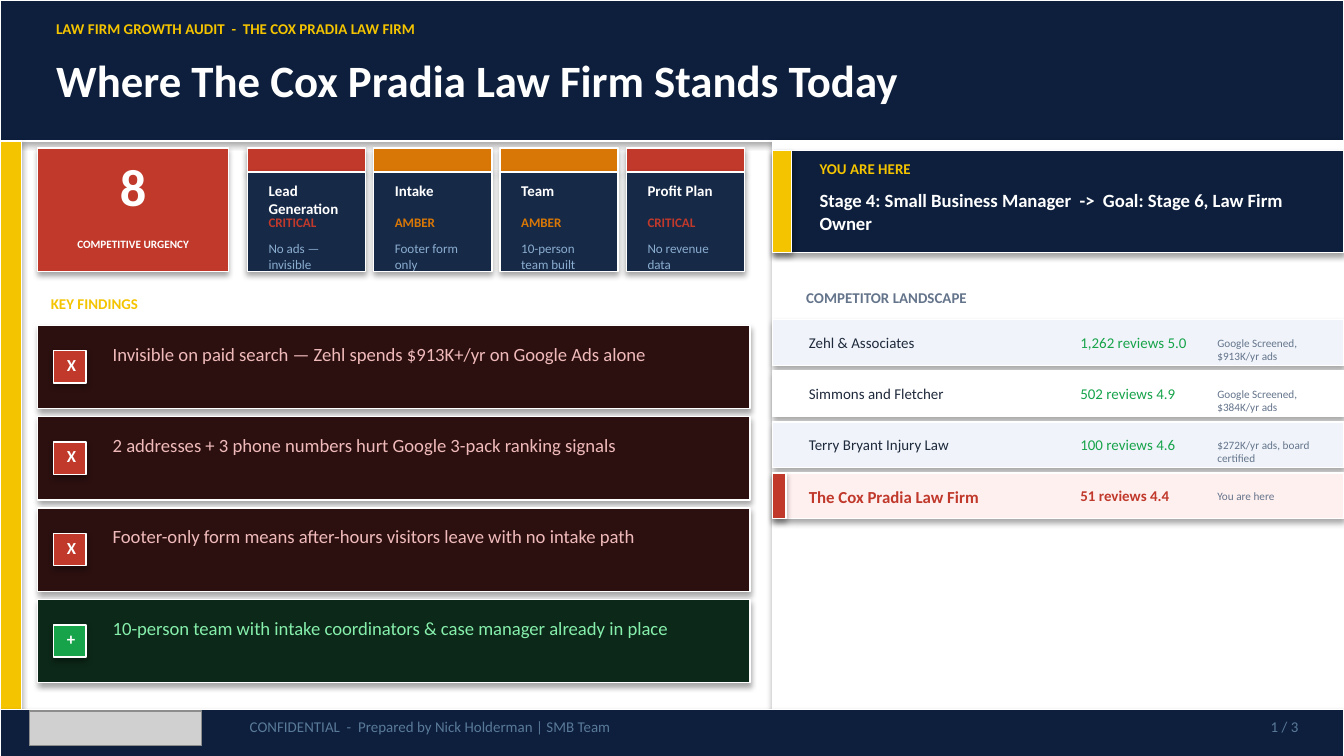
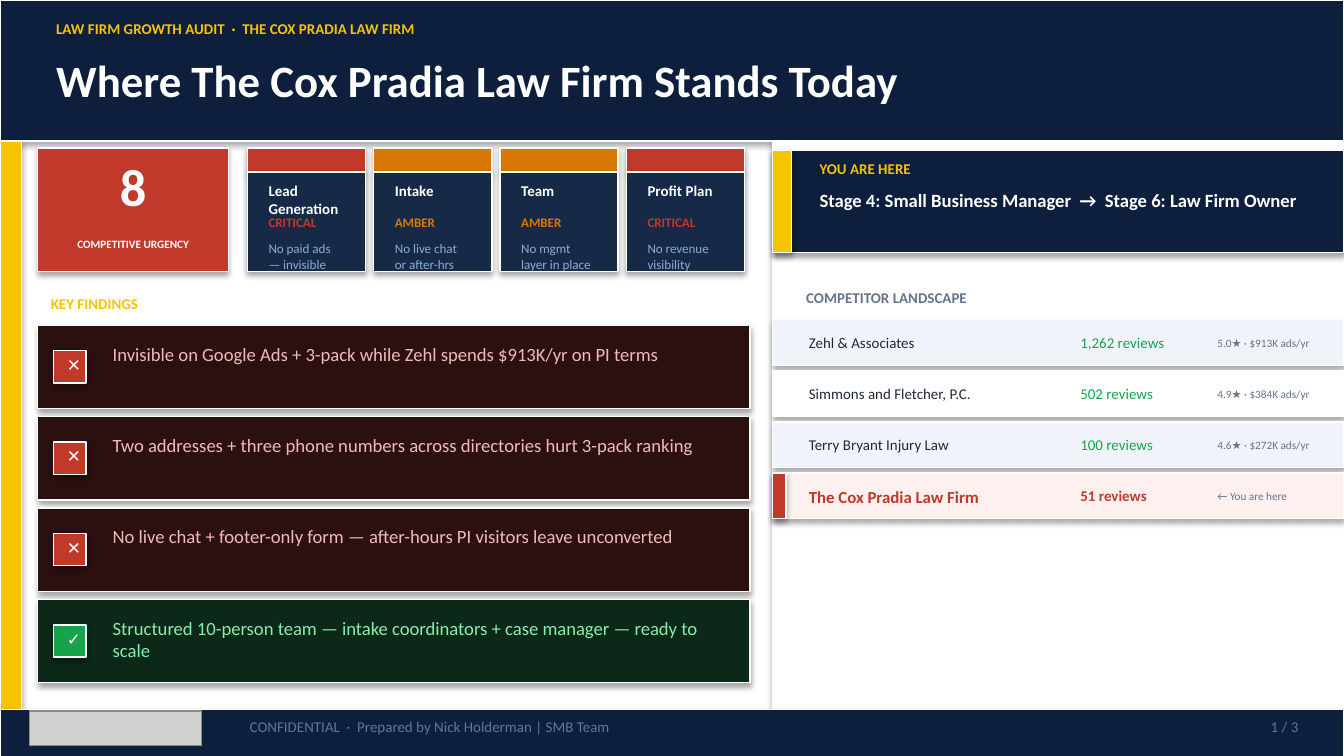
Before and after one commit to SMB-Team-Technology/workwith-smbteam, a slide deck: slide 1 of cox-pradia/TheCoxPradiaLawFirm_May292026_Proposal.pptx. Drawn at 1344x756 pixels with LibreOffice and Linux fonts; fonts in the diff are those of the drawing; grey boxes stand for pictures. Boxes give left, top, right and bottom in pixels: in the first picture for what was removed or moved away, otherwise in the second. Text is boxed around its words. In the diff, an @@ line names an element or a change of style, - is before the commit and + after.

```diff
--- a/cox-pradia/TheCoxPradiaLawFirm_May292026_Proposal.pptx
+++ b/cox-pradia/TheCoxPradiaLawFirm_May292026_Proposal.pptx
@@ text at bbox=[56, 24, 414, 34]: text changed @@
-LAW FIRM GROWTH AUDIT - THE COX PRADIA LAW FIRM
+LAW FIRM GROWTH AUDIT · THE COX PRADIA LAW FIRM
@@ text at bbox=[820, 194, 1296, 210]: text changed @@
-Stage 4: Small Business Manager -> Goal: Stage 6, Law Firm Owner
+Stage 4: Small Business Manager → Stage 6: Law Firm Owner
@@ text at bbox=[269, 244, 330, 273]: text changed @@
-No ads — invisible
+No paid ads — invisible
@@ text at bbox=[395, 244, 457, 273]: text changed @@
-Footer form only
+No live chat or after-hrs
@@ text at bbox=[521, 244, 591, 273]: text changed @@
-10-person team built
+No mgmt layer in place
@@ text at bbox=[648, 244, 709, 273]: text changed @@
-No revenue data
+No revenue visibility
@@ text at bbox=[113, 348, 658, 364]: text changed @@
-Invisible on paid search — Zehl spends $913K+/yr on Google Ads alone
+Invisible on Google Ads + 3-pack while Zehl spends $913K/yr on PI terms
@@ text at bbox=[1080, 337, 1164, 350]: text changed @@
-1,262 reviews 5.0
+1,262 reviews
@@ text at bbox=[1217, 339, 1310, 349]: text changed @@
-Google Screened, $913K/yr ads
+5.0★ · $913K ads/yr
@@ text at bbox=[67, 360, 76, 371]: text changed @@
-X
+✕
@@ text at bbox=[809, 388, 971, 401]: text changed @@
-Simmons and Fletcher
+Simmons and Fletcher, P.C.
@@ text at bbox=[1080, 389, 1152, 399]: text changed @@
-502 reviews 4.9
+502 reviews
@@ text at bbox=[1217, 390, 1310, 400]: text changed @@
-Google Screened, $384K/yr ads
+4.9★ · $384K ads/yr
@@ text at bbox=[113, 439, 692, 455]: text changed @@
-2 addresses + 3 phone numbers hurt Google 3-pack ranking signals
+Two addresses + three phone numbers across directories hurt 3-pack ranking
@@ text at bbox=[1080, 440, 1152, 450]: text changed @@
-100 reviews 4.6
+100 reviews
@@ text at bbox=[1217, 441, 1310, 451]: text changed @@
-$272K/yr ads, board certified
+4.6★ · $272K ads/yr
@@ text at bbox=[67, 451, 76, 462]: text changed @@
-X
+✕
@@ text at bbox=[1080, 490, 1147, 501]: text changed @@
-51 reviews 4.4
+51 reviews
@@ text at bbox=[1230, 492, 1287, 500]: text changed @@
-You are here
+← You are here
@@ text at bbox=[113, 530, 673, 546]: text changed @@
-Footer-only form means after-hours visitors leave with no intake path
+No live chat + footer-only form — after-hours PI visitors leave unconverted
@@ text at bbox=[67, 543, 76, 554]: text changed @@
-X
+✕
@@ text at bbox=[54, 622, 86, 657]: text changed @@
-+
+✓
@@ text at bbox=[113, 622, 697, 657]: text changed @@
-10-person team with intake coordinators & case manager already in place
+Structured 10-person team — intake coordinators + case manager — ready to scale
@@ text at bbox=[250, 722, 610, 734]: text changed @@
-CONFIDENTIAL - Prepared by Nick Holderman | SMB Team
+CONFIDENTIAL · Prepared by Nick Holderman | SMB Team
```
Also in this commit, not shown: 2 other slides changed, 3 other files.
